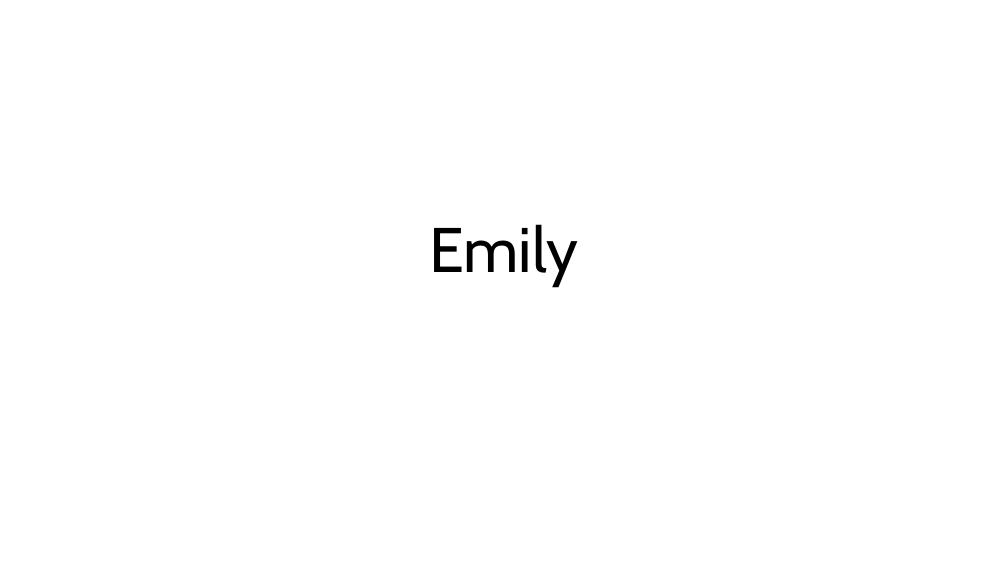
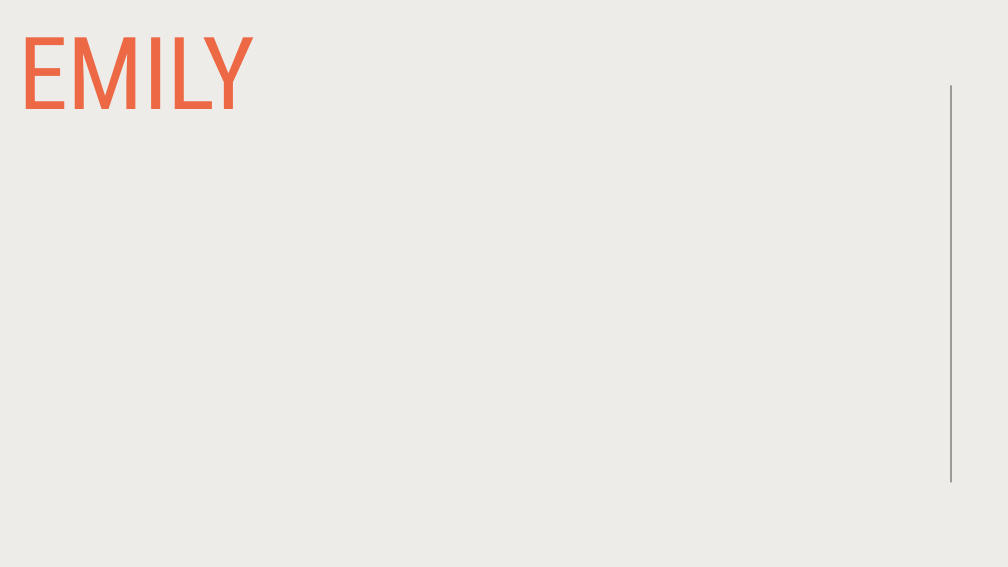
Before and after one commit to ginassadauskas/Project5Group1, a slide deck: slide 6 of peer assessment/interm peer assessment oct 26.pptx. Drawn at 1008x567 pixels with LibreOffice and Linux fonts; fonts in the diff are those of the drawing. Boxes give left, top, right and bottom in pixels: in the first picture for what was removed or moved away, otherwise in the second. Text is boxed around its words. In the diff, an @@ line names an element or a change of style, - is before the commit and + after.

```diff
--- a/peer assessment/interm peer assessment oct 26.pptx
+++ b/peer assessment/interm peer assessment oct 26.pptx
@@ rectangle added at [0,0,1008,567], fill #EDECE9 @@
@@ title "EMILY" at [19,37,255,109]: vertical alignment bottom to top @@
@@ title at [19,37,255,109]: text changed; size 60 to 96 pt; font Cabin to Roboto Condensed; text colour #000000 to #ED6845 @@
-Emily
+EMILY
@@ line added from (951, 85) to (951, 482), #444742 1 pt @@
```
Also in this commit, not shown: 12 other slides changed, 1 other file.
